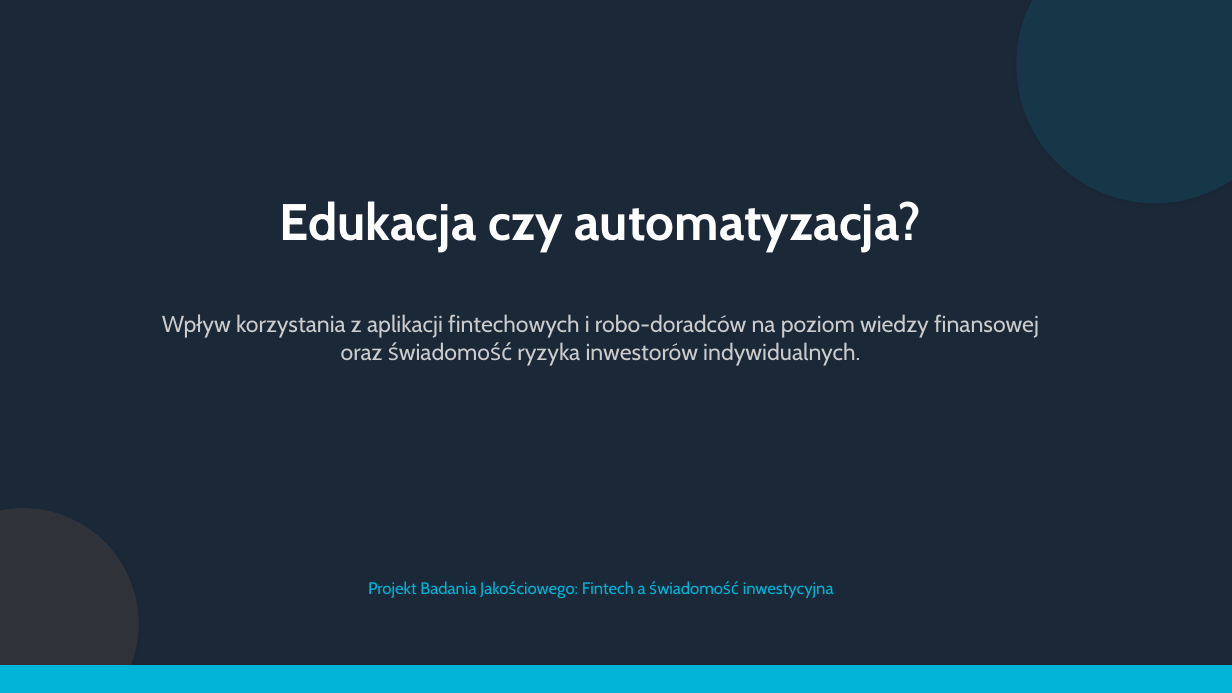
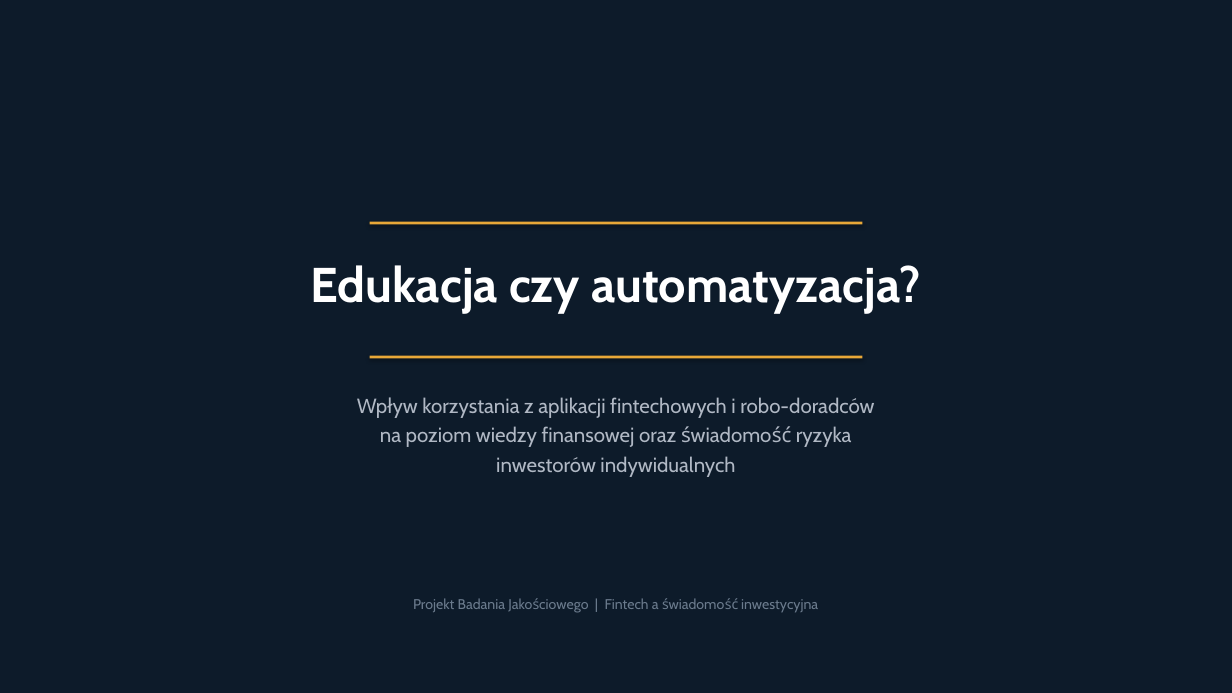
Before and after one commit to krystian61222-cyber/github, a slide deck: slide 1 of Prezentacja_Fintech.pptx. Drawn at 1232x693 pixels with LibreOffice and Linux fonts; fonts in the diff are those of the drawing. Boxes give left, top, right and bottom in pixels: in the first picture for what was removed or moved away, otherwise in the second. Text is boxed around its words. In the diff, an @@ line names an element or a change of style, - is before the commit and + after.

Commit message:
feat: redesign presentation with premium unified layout

```diff
--- a/Prezentacja_Fintech.pptx
+++ b/Prezentacja_Fintech.pptx
@@ background #1B2838 to #0D1B2A @@
@@ ellipse removed at (x1=1017, y1=0, x2=1232, y2=203) @@
@@ rectangle added at (x1=370, y1=222, x2=862, y2=225), fill #E8A838 @@
@@ text "Edukacja czy automatyzacja?" moved from (x1=280, y1=201, x2=922, y2=251) to (x1=310, y1=265, x2=921, y2=314) @@
@@ text "Edukacja czy automatyzacja?" at (x1=310, y1=265, x2=921, y2=314): size 40 to 38 pt @@
@@ rectangle resized from (x1=0, y1=665, x2=1232, y2=693) to (x1=370, y1=356, x2=862, y2=359) @@
@@ rectangle at (x1=370, y1=356, x2=862, y2=359): fill #00B4D8 to #E8A838 @@
@@ text at (x1=380, y1=397, x2=874, y2=477): text changed; size 18 to 16 pt; text colour #CCCCCC to #B0B8C4 @@
-Wpływ korzystania z aplikacji fintechowych i robo-doradców na poziom wiedzy finansowej oraz świadomość ryzyka inwestorów indywidualnych.
+Wpływ korzystania z aplikacji fintechowych i robo-doradców
+na poziom wiedzy finansowej oraz świadomość ryzyka
+inwestorów indywidualnych
@@ ellipse removed at (x1=0, y1=508, x2=139, y2=693) @@
@@ text at (x1=413, y1=598, x2=818, y2=613): text changed; size 13 to 11 pt; text colour #00B4D8 to #6B7B8D @@
-Projekt Badania Jakościowego: Fintech a świadomość inwestycyjna
+Projekt Badania Jakościowego | Fintech a świadomość inwestycyjna
```
Also in this commit, not shown: 5 other slides changed, 3 slides added, 3 slides removed, 1 other file.
